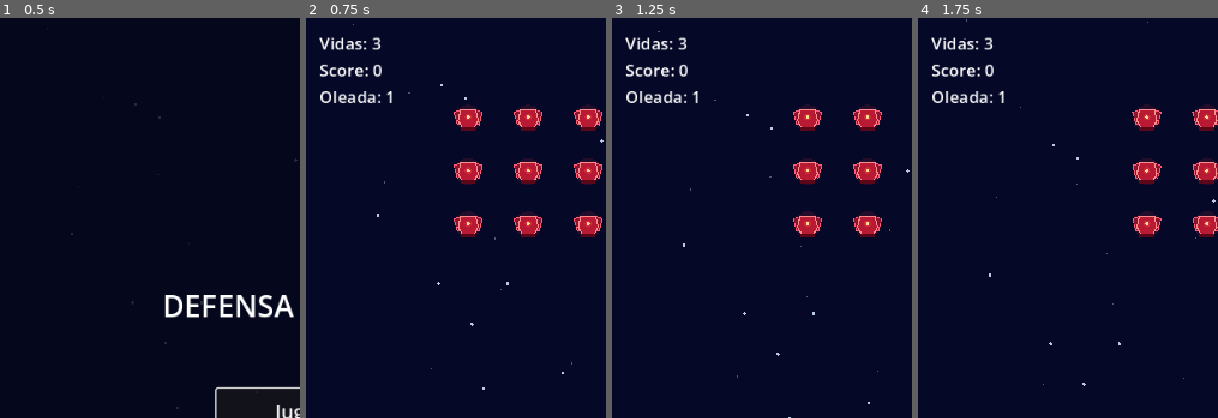
Above: before the commit, frames 1-4 (left to right).
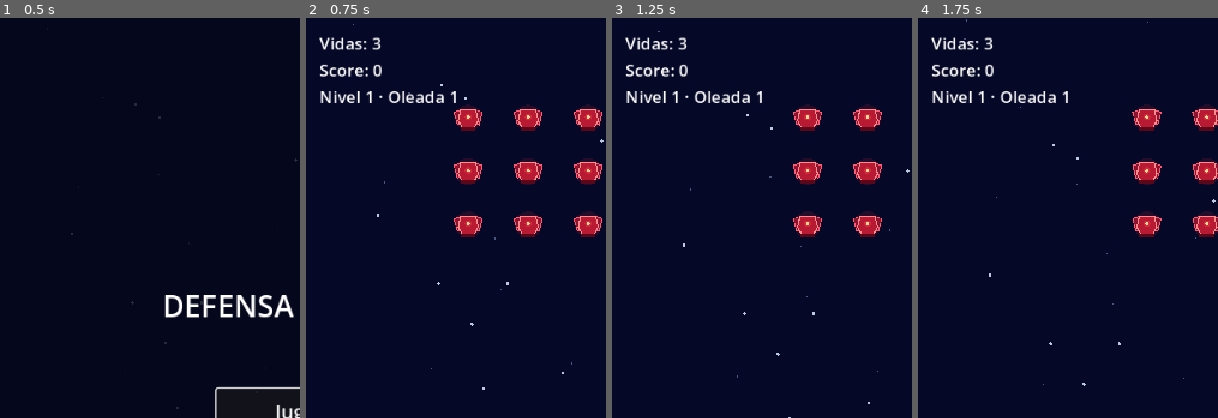
Above: after the commit, the same moments.

Repository: Frank-0511/galactic-surge
Game: Godot game, scene res://scenes/main/main.tscn
Same seed, same stepped clock (60 frames per second), same inputs: the game is played once before the commit and once after it.
Inputs (mouse positions are % of the whole screen's width and height, from its top left):
- Up to frame 1 (0.5 s): no input
- Up to frame 2 (0.75 s): click "Jugar" at 0.5 s
- Up to frame 3 (1.25 s): no input
- Up to frame 4 (1.75 s): tap Enter at 1.25 s; move the mouse to (72, 45) at 1.27 s; hold Right (move_right) from 1.28 s (still down); hold Space (shoot) from 1.28 s (still down); click (72, 45) at 1.42 s
The pictures show only the part of the screen within x 0-50%, y 0-50%; the shares and areas given below are measured in that part.

Frame 1 is identical in both runs. In frame 2, 0.7% of the frame differs, in the area x 4-50%, y 18-22%; in frame 3, 0.7%; in frame 4, 0.7%.

Commit message:
feat(victoria): implementar pantalla de victoria y niveles visibles tras la oleada 5

Diff:
--- a/scenes/main/main.gd
+++ b/scenes/main/main.gd
@@ -286,7 +286,7 @@
 	_enemy_spawner.stop()
 	_wave_announcement.cancel_announcement()
 	_audio_feedback.stop_combat_music()
-	_hud.show_mission_complete()
+	_hud.show_mission_complete(score)
 
 
 func is_mission_complete() -> bool:
--- a/scenes/ui/hud.gd
+++ b/scenes/ui/hud.gd
@@ -1,5 +1,5 @@
 # hud.gd
-# Displays the current player lives, score, wave, and mission completion state.
+# Displays the current player lives, score, wave, and victory state.
 # Emits semantic signals so Main can coordinate retries and menu navigation.
 
 extends CanvasLayer
@@ -13,7 +13,8 @@
 @onready var _lives_label: Label = $Margin/LivesLabel
 @onready var _score_label: Label = $Margin/ScoreLabel
 @onready var _wave_label: Label = $Margin/WaveLabel
-@onready var _mission_complete_label: Label = $MissionCompleteLabel
+@onready var _victory_label: Label = $VictoryLabel
+@onready var _victory_score_label: Label = $VictoryScoreLabel
 @onready var _retry_button: Button = $RetryButton
 @onready var _main_menu_button: Button = $MainMenuButton
 
@@ -29,20 +30,23 @@
 
 
 func set_wave(wave: int) -> void:
-	_wave_label.text = "Oleada: %d" % wave
+	_wave_label.text = "Nivel %d · Oleada %d" % [wave, wave]
 	wave_changed.emit(wave)
 
 
-func show_mission_complete() -> void:
-	_mission_complete_label.text = "Mision completada"
-	_mission_complete_label.visible = true
+func show_mission_complete(final_score: int) -> void:
+	_victory_label.text = "¡Victoria!"
+	_victory_score_label.text = "Score final: %d" % final_score
+	_victory_label.visible = true
+	_victory_score_label.visible = true
 	_retry_button.visible = true
 	_main_menu_button.visible = true
 	_retry_button.grab_focus()
 
 
 func hide_mission_complete() -> void:
-	_mission_complete_label.visible = false
+	_victory_label.visible = false
+	_victory_score_label.visible = false
 	_retry_button.visible = false
 	_main_menu_button.visible = false
 
--- a/scenes/ui/hud.tscn
+++ b/scenes/ui/hud.tscn
@@ -46,7 +46,7 @@
 theme_override_font_sizes/font_size = 20
 text = "Oleada: 1"
 
-[node name="MissionCompleteLabel" type="Label" parent="."]
+[node name="VictoryLabel" type="Label" parent="."]
 layout_mode = 1
 anchors_preset = 8
 anchor_left = 0.5
@@ -54,13 +54,31 @@
 anchor_right = 0.5
 anchor_bottom = 0.5
 offset_left = -180.0
-offset_top = -40.0
+offset_top = -65.0
 offset_right = 180.0
-offset_bottom = 10.0
+offset_bottom = -15.0
 grow_horizontal = 2
 grow_vertical = 2
 theme_override_font_sizes/font_size = 30
-text = "Mision completada"
+text = "¡Victoria!"
+horizontal_alignment = 1
+visible = false
+
+[node name="VictoryScoreLabel" type="Label" parent="."]
+layout_mode = 1
+anchors_preset = 8
+anchor_left = 0.5
+anchor_top = 0.5
+anchor_right = 0.5
+anchor_bottom = 0.5
+offset_left = -180.0
+offset_top = -10.0
+offset_right = 180.0
+offset_bottom = 20.0
+grow_horizontal = 2
+grow_vertical = 2
+theme_override_font_sizes/font_size = 20
+text = "Score final: 0"
 horizontal_alignment = 1
 visible = false
 
@@ -72,9 +90,9 @@
 anchor_right = 0.5
 anchor_bottom = 0.5
 offset_left = -90.0
-offset_top = 25.0
+offset_top = 35.0
 offset_right = 90.0
-offset_bottom = 75.0
+offset_bottom = 85.0
 grow_horizontal = 2
 grow_vertical = 2
 theme_override_font_sizes/font_size = 22
@@ -89,9 +107,9 @@
 anchor_right = 0.5
 anchor_bottom = 0.5
 offset_left = -100.0
-offset_top = 85.0
+offset_top = 95.0
 offset_right = 100.0
-offset_bottom = 135.0
+offset_bottom = 145.0
 grow_horizontal = 2
 grow_vertical = 2
 theme_override_font_sizes/font_size = 22
--- a/scripts/ui/wave_announcement.gd
+++ b/scripts/ui/wave_announcement.gd
@@ -29,7 +29,7 @@
 func show_announcement(next_wave: int, phrase: String) -> void:
 	_generation += 1
 	_active_generation = _generation
-	_wave_label.text = "OLEADA %d" % next_wave
+	_wave_label.text = "NIVEL %d · OLEADA %d" % [next_wave, next_wave]
 	_radar_label.text = phrase
 	_ready_label.text = "¡PREPÁRATE!"
 	visible = true
--- a/tests/etapa_3_contract_test.gd
+++ b/tests/etapa_3_contract_test.gd
@@ -58,14 +58,18 @@
 		if not hud.has_signal(signal_name):
 			push_error("HUD missing signal: %s" % signal_name)
 			passed = false
-	for node_path: String in ["Margin/LivesLabel", "Margin/ScoreLabel", "Margin/WaveLabel", "MissionCompleteLabel", "RetryButton", "MainMenuButton"]:
+	for node_path: String in ["Margin/LivesLabel", "Margin/ScoreLabel", "Margin/WaveLabel", "VictoryLabel", "VictoryScoreLabel", "RetryButton", "MainMenuButton"]:
 		if hud.get_node_or_null(node_path) == null:
 			push_error("HUD missing node: %s" % node_path)
 			passed = false
-	# Mission complete label must start hidden.
-	var mission_label: Node = hud.get_node("MissionCompleteLabel")
-	if mission_label is CanvasItem and mission_label.visible:
-		push_error("HUD MissionCompleteLabel must start hidden")
+	# Victory labels must start hidden.
+	var victory_label: Label = hud.get_node("VictoryLabel") as Label
+	var victory_score_label: Label = hud.get_node("VictoryScoreLabel") as Label
+	if victory_label != null and victory_label.visible:
+		push_error("HUD VictoryLabel must start hidden")
+		passed = false
+	if victory_score_label != null and victory_score_label.visible:
+		push_error("HUD VictoryScoreLabel must start hidden")
 		passed = false
 	# Final buttons must start hidden during normal play.
 	var retry_button: CanvasItem = hud.get_node_or_null("RetryButton") as CanvasItem
@@ -76,10 +80,19 @@
 	if main_menu_button != null and main_menu_button.visible:
 		push_error("HUD MainMenuButton must start hidden")
 		passed = false
-	# show_mission_complete() must reveal label and buttons, and focus RetryButton.
-	hud.show_mission_complete()
-	if mission_label is CanvasItem and not mission_label.visible:
-		push_error("HUD MissionCompleteLabel must be visible after show_mission_complete()")
+	# show_mission_complete() must reveal the victory copy and buttons, and focus RetryButton.
+	hud.show_mission_complete(12345)
+	if victory_label == null or victory_label.text != "¡Victoria!":
+		push_error("HUD VictoryLabel must show '¡Victoria!' after show_mission_complete()")
+		passed = false
+	if victory_score_label == null or not victory_score_label.text.contains("12345"):
+		push_error("HUD VictoryScoreLabel must contain the final score after show_mission_complete()")
+		passed = false
+	if victory_label != null and not victory_label.visible:
+		push_error("HUD VictoryLabel must be visible after show_mission_complete()")
+		passed = false
+	if victory_score_label != null and not victory_score_label.visible:
+		push_error("HUD VictoryScoreLabel must be visible after show_mission_complete()")
 		passed = false
 	if retry_button != null and not retry_button.visible:
 		push_error("HUD RetryButton must be visible after show_mission_complete()")
@@ -92,8 +105,11 @@
 		passed = false
 	# hide_mission_complete() must hide everything again.
 	hud.hide_mission_complete()
-	if mission_label is CanvasItem and mission_label.visible:
-		push_error("HUD MissionCompleteLabel must be hidden after hide_mission_complete()")
+	if victory_label != null and victory_label.visible:
+		push_error("HUD VictoryLabel must be hidden after hide_mission_complete()")
+		passed = false
+	if victory_score_label != null and victory_score_label.visible:
+		push_error("HUD VictoryScoreLabel must be hidden after hide_mission_complete()")
 		passed = false
 	if retry_button != null and retry_button.visible:
 		push_error("HUD RetryButton must be hidden after hide_mission_complete()")
@@ -309,9 +325,13 @@
 		push_error("Main missing HUD for mission complete")
 		passed = false
 	else:
-		var mission_label: Node = hud.get_node_or_null("MissionCompleteLabel")
-		if mission_label == null:
-			push_error("HUD missing MissionCompleteLabel")
+		var victory_label: Label = hud.get_node_or_null("VictoryLabel") as Label
+		var victory_score_label: Label = hud.get_node_or_null("VictoryScoreLabel") as Label
+		if victory_label == null:
+			push_error("HUD missing VictoryLabel")
+			passed = false
+		if victory_score_label == null:
+			push_error("HUD missing VictoryScoreLabel")
 			passed = false
 		var retry_button: CanvasItem = hud.get_node_or_null("RetryButton") as CanvasItem
 		var main_menu_button: CanvasItem = hud.get_node_or_null("MainMenuButton") as CanvasItem
@@ -321,7 +341,7 @@
 		if main_menu_button == null:
 			push_error("HUD missing MainMenuButton")
 			passed = false
-		if mission_label != null:
+		if victory_label != null and victory_score_label != null:
 			# Fast-forward: clear all 5 waves without damage.
 			_set_zero_display_duration(main)
 			for wave_index: int in TOTAL_WAVES:
@@ -332,9 +352,12 @@
 			if not main.has_method("is_mission_complete") or not main.is_mission_complete():
 				push_error("Main must report mission complete after clearing all waves")
 				passed = false
-			# Mission complete label and both buttons must be visible.
-			if mission_label is CanvasItem and not mission_label.visible:
-				push_error("HUD MissionCompleteLabel must be visible after mission complete")
+			# Victory copy and both buttons must be visible.
+			if not victory_label.visible or victory_label.text != "¡Victoria!":
+				push_error("HUD VictoryLabel must be visible with victory copy after mission complete")
+				passed = false
+			if not victory_score_label.visible or not victory_score_label.text.contains(str(main.score)):
+				push_error("HUD VictoryScoreLabel must be visible with the final score after mission complete")
 				passed = false
 			if retry_button != null and not retry_button.visible:
 				push_error("HUD RetryButton must be visible after mission complete")
@@ -375,8 +398,8 @@
 			if main.has_method("is_session_active") and not main.is_session_active():
 				push_error("Retry mission must restart the session")
 				passed = false
-			if mission_label is CanvasItem and mission_label.visible:
-				push_error("Retry mission must hide the mission complete label")
+			if victory_label.visible or victory_score_label.visible:
+				push_error("Retry mission must hide the victory labels")
 				passed = false
 			if retry_button != null and retry_button.visible:
 				push_error("Retry mission must hide RetryButton")
@@ -400,8 +423,8 @@
 			if hud.visible:
 				push_error("Main menu signal must hide the HUD")
 				passed = false
-			if mission_label is CanvasItem and mission_label.visible:
-				push_error("Main menu signal must hide the mission complete label")
+			if victory_label.visible or victory_score_label.visible:
+				push_error("Main menu signal must hide the victory labels")
 				passed = false
 			if retry_button != null and retry_button.visible:
 				push_error("Main menu signal must hide RetryButton")
--- a/tests/etapa_4b_contract_test.gd
+++ b/tests/etapa_4b_contract_test.gd
@@ -370,8 +370,8 @@
 		var wave_label: Label = announcement.get_node_or_null("Control/WaveLabel") as Label
 		var radar_label: Label = announcement.get_node_or_null("Control/RadarLabel") as Label
 		var ready_label: Label = announcement.get_node_or_null("Control/ReadyLabel") as Label
-		if wave_label != null and wave_label.text != "OLEADA 2":
-			push_error("WaveLabel must show 'OLEADA 2', got '%s'" % wave_label.text)
+		if wave_label != null and wave_label.text != "NIVEL 2 · OLEADA 2":
+			push_error("WaveLabel must show 'NIVEL 2 · OLEADA 2', got '%s'" % wave_label.text)
 			passed = false
 		if radar_label != null and radar_label.text != "CONTACTO EN EL RADAR":
 			push_error("RadarLabel must show the phrase, got '%s'" % radar_label.text)
